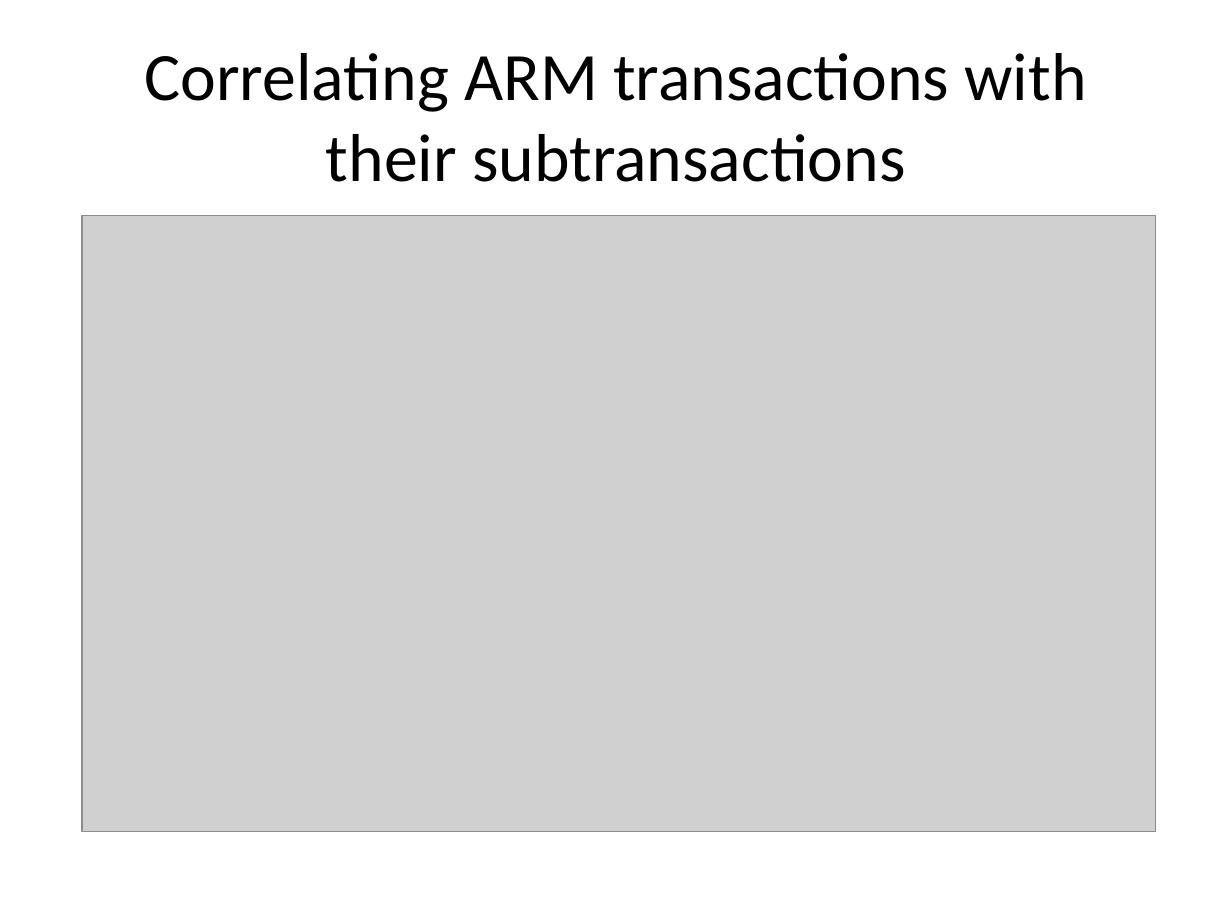
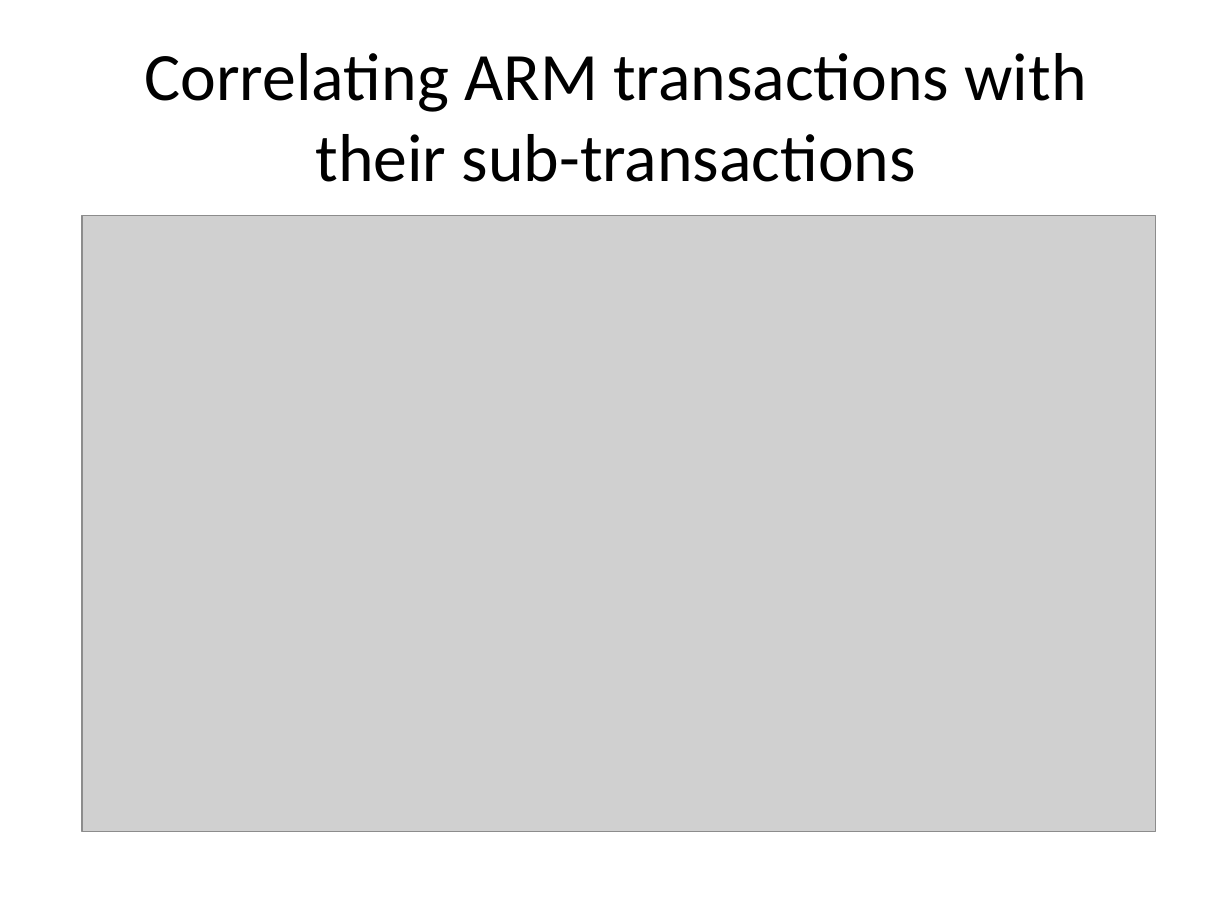
Before and after one commit to wsgan001/asegrp, a slide deck: slide 5 of papers/DRCPA/docs/PerfTest - Application Monitoring.pptx. Drawn at 1232x924 pixels with LibreOffice and Linux fonts; fonts in the diff are those of the drawing; grey boxes stand for pictures. Boxes give left, top, right and bottom in pixels: in the first picture for what was removed or moved away, otherwise in the second. Text is boxed around its words. In the diff, an @@ line names an element or a change of style, - is before the commit and + after.

```diff
--- a/papers/DRCPA/docs/PerfTest - Application Monitoring.pptx
+++ b/papers/DRCPA/docs/PerfTest - Application Monitoring.pptx
@@ title at bbox=[145, 53, 1087, 182]: text changed @@
-Correlating ARM transactions with their subtransactions
+Correlating ARM transactions with their sub-transactions
```
Also in this commit, not shown: 1 other file.
